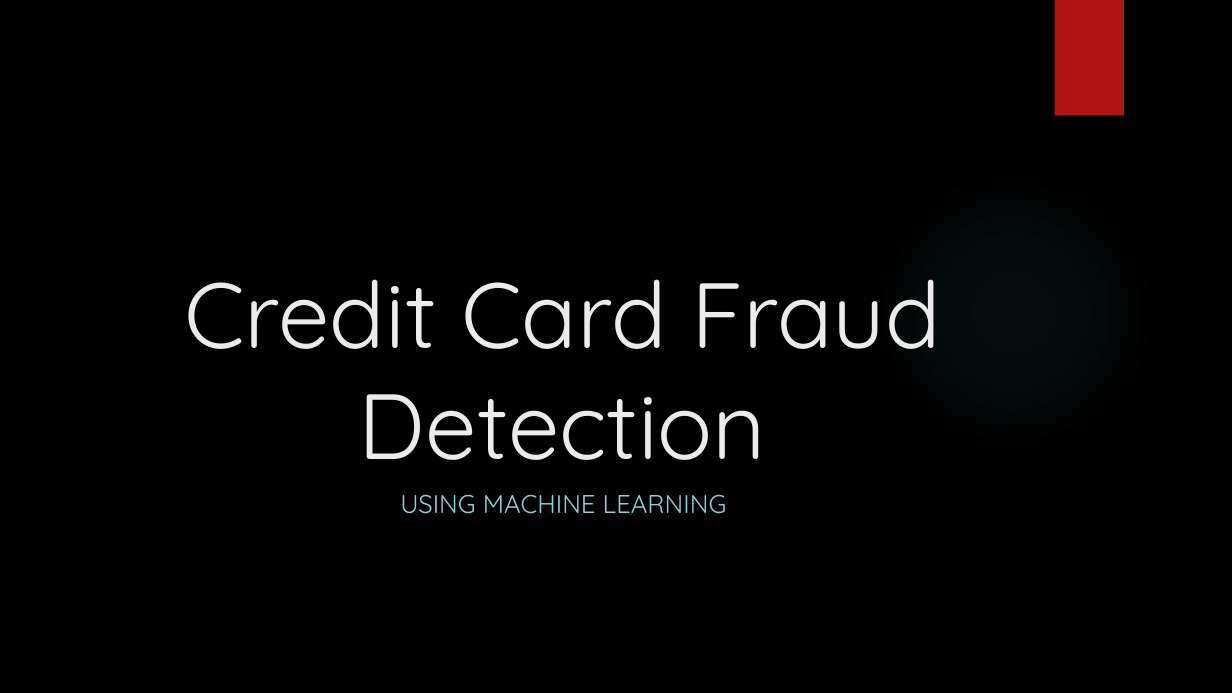
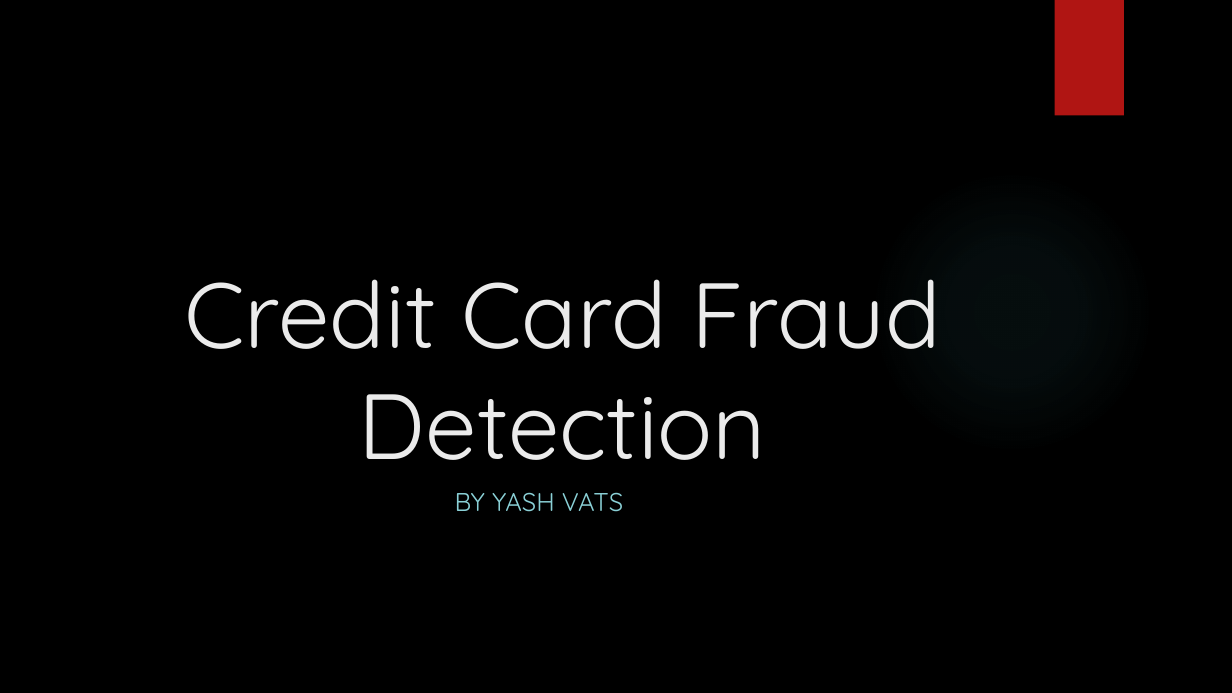
Before and after one commit to de-coding-life/Credit_Card_Fraud_Detection, a slide deck: slide 1 of Presentation/Presentation.pptx. Drawn at 1232x693 pixels with LibreOffice and Linux fonts; fonts in the diff are those of the drawing; background and template pictures are left out. Boxes give left, top, right and bottom in pixels: in the first picture for what was removed or moved away, otherwise in the second. Text is boxed around its words. In the diff, an @@ line names an element or a change of style, - is before the commit and + after.

```diff
--- a/Presentation/Presentation.pptx
+++ b/Presentation/Presentation.pptx
@@ subtitle removed at (400,494,727,514) @@
-USING MACHINE LEARNING
@@ text added at (455,492,624,512), 20 pt, text #8AD0D6 @@
+BY YASH VATS
```
Also in this commit, not shown: 8 slides added, 7 other files.
